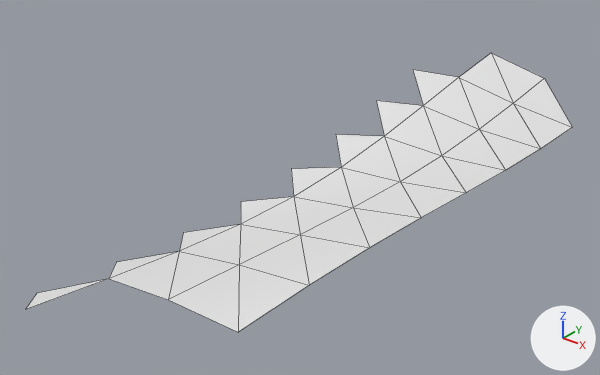
Renders of the OBJ model models/areas/idol/preview_sand_1_0.obj from each side of a commit.
The view is the same before and after, from a 50 mm lens placed at (56.1, -33.9, 10.8), pointed at (39.4, -13.1, -2.1). The lights are fixed; the arrows at lower right show +X, +Y and +Z. The older version comes first. Mesh edges are drawn as thin lines. Where no turn or scale is listed for an object, it has been applied to the vertices. Vertices at exactly the same position are counted once.

Names of what the first picture shows: 'preview_sand_1_0'.
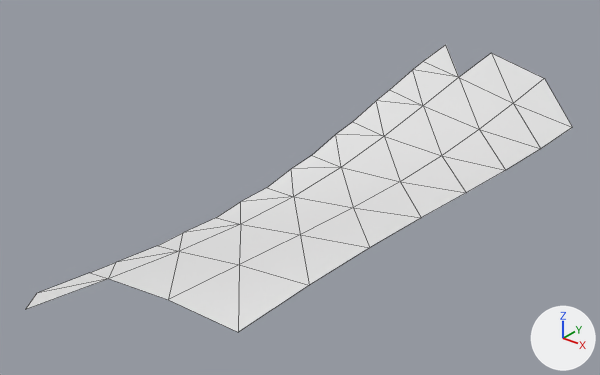
Boxes [x1, y1, x2, y2] around the edits, measured in the pictures (600 x 375 px):
'preview_sand_1_0', reshaped: before [25, 53, 572, 332]; after [25, 45, 572, 332]
part 1 of me_preview_sand_1_0, added: after [39, 45, 459, 293]

Diff of the bpy script that builds the scene:
```diff
--- a/models/areas/idol/preview_sand_1_0.obj.py
+++ b/models/areas/idol/preview_sand_1_0.obj.py
@@ me_preview_sand_1_0 @@
 # used by ob_preview_sand_1_0; location = (0.0, 0.0, 0.0)
-me_preview_sand_1_0.from_pydata(...)  # 35 vertices, 39 faces; spans x 37.5..44.9, y -23.7..1.0, z -2.9..-0.4
+me_preview_sand_1_0.from_pydata(...)  # 44 vertices, 55 faces; spans x 37.5..44.9, y -23.7..1.0, z -3.0..-0.3
+# me_preview_sand_1_0 part 1
+# 9 vertices are added at x 37.5, y -21.0..0.3, z -3.0..-0.3
+# 16 new faces join them
```
